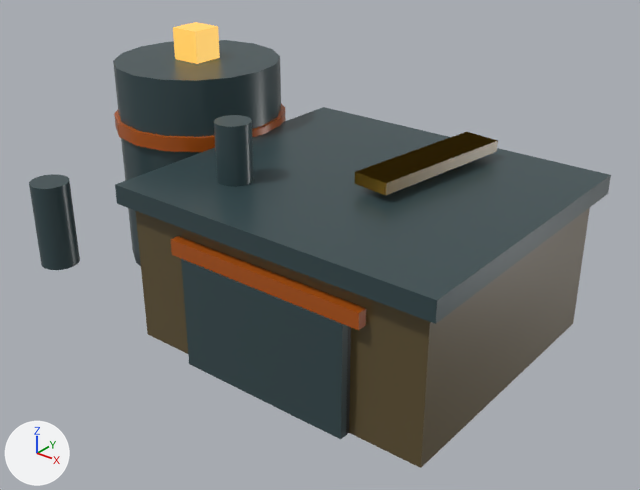
Renders of the glTF model public/assets/models/refinery.glb from each side of a commit.
One viewpoint serves both versions: a 50 mm lens placed at (2.906, -3.207, 2.458), pointed at (0.273, 0.085, 0.417). The lights are fixed; the arrows at lower left show +X, +Y and +Z. The picture after the commit comes second. Where no turn or scale is listed for an object, it has been applied to the vertices.

The first picture shows 'refinery-bay-header', 'refinery-beacon', 'refinery-fan-blade-0', 'refinery-fan-blade-2', 'refinery-garage-door', 'refinery-hall', 'refinery-hall-roof', 'refinery-press', 'refinery-pump', 'refinery-tank', 'refinery-tank-band' and 1 more.
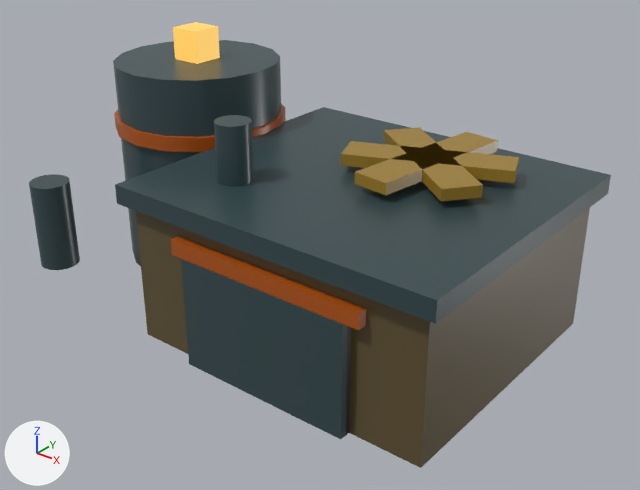
Location of each change, [x1, y1, x2, y2] in pixels of the pictures (640 x 490 px):
'refinery-fan-blade-2', turned: before [354, 132, 498, 195]; after [384, 127, 483, 201]
'refinery-fan-blade-1', turned (not visible before): after [341, 141, 519, 183]

Edits to the bpy script that builds the scene:
```text
Change ob_refinery_fan_blade_1:
    ob_refinery_fan_blade_1.rotation_euler: (0.0, 0.0, 0.0) -> (0.0, 0.0, -1.047)  # degrees (0, 0, 0) -> degrees (0, 0, -60)
Change ob_refinery_fan_blade_2:
    ob_refinery_fan_blade_2.rotation_euler: (0.0, 0.0, 0.0) -> (0.0, 0.0, -2.094)  # degrees (0, 0, 0) -> degrees (0, 0, -120)
```
